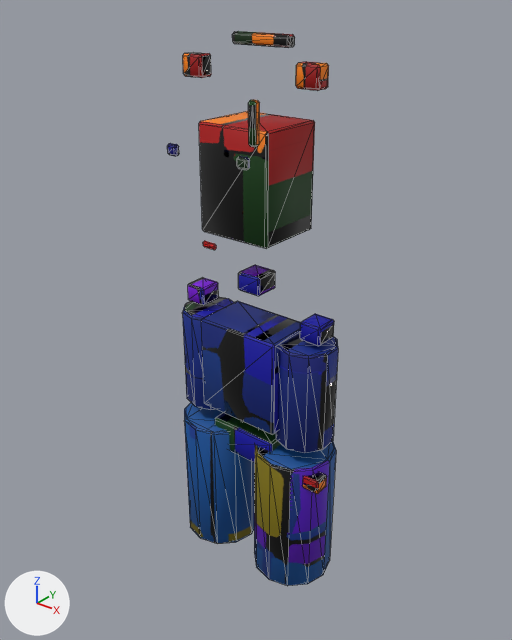
An edit to the glTF model unity/Assets/Art/EarlyGame/staff-kit/staff-sales-idle.glb, drawn before and after from the same camera.
The view is the same before and after, from a camera (50 mm lens) standing at (1.246, -1.562, 1.856) and looking at (0.008, -0.014, 0.897). Every picture has the same lights, and +X, +Y and +Z are marked at lower left. The older version comes first. Mesh edges are drawn as thin lines. Vertices at exactly the same position are counted once.

The older version as bpy lines, for what is in view:
```python
me_cylinder = bpy.data.meshes.new('Cylinder')
me_cylinder.from_pydata(...)  # 624 vertices, 1156 faces; spans x -0.31..0.31, y -0.22..0.13, z 0.0..1.72
me_cylinder.materials.append(mat_staff_sales_idle_preview)
ob_leg__1 = bpy.data.objects.new('Leg_-1', me_cylinder)
ob_leg__1.location = (0.0, 0.0, 0.0)
```
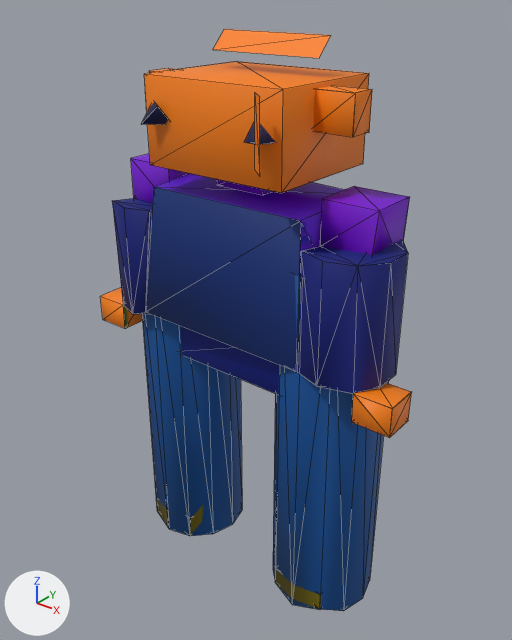
Where the change shows, as pixel boxes (x1, y1, x2, y2) in the pictures (512 x 640 px; the box of a moved part takes in the faces that stretch with it):
'Leg_-1', reshaped (82% wider)
    before: (167, 31, 338, 586)
    after: (100, 29, 412, 611)
part 1 of me_cylinder, moved or reshaped
    before: (199, 111, 315, 248)
    after: (217, 179, 274, 195)
part 2 of me_cylinder, moved or reshaped (mostly hidden afterwards)
    before: (183, 52, 211, 78)
    after: (149, 68, 176, 73)
part 3 of me_cylinder, moved or reshaped
    before: (296, 62, 329, 91)
    after: (313, 85, 372, 137)
part 4 of me_cylinder, added (blue)
    after: (100, 154, 412, 611)
part 5 of me_cylinder, added (orange)
    after: (144, 62, 369, 193)
part 6 of me_cylinder, deleted (blue)
    before: (167, 31, 338, 494)
part 7 of me_cylinder, deleted (blue)
    before: (184, 403, 336, 586)
part 8 of me_cylinder, added
    after: (141, 29, 331, 177)

Edits to the bpy script that builds the scene:
```text
Change me_cylinder:
    used by ob_leg__1; location = (0.0, 0.0, 0.0)
    remove me_cylinder.from_pydata(...)  # 624 vertices, 1156 faces; spans x -0.31..0.31, y -0.22..0.13, z 0.0..1.72
    add me_cylinder.from_pydata(...)  # 506 vertices, 1016 faces; spans x -0.56..0.56, y -0.28..0.19, z 0.0..1.72
    me_cylinder part 1: the loose piece of 24 vertices spanning x -0.12..0.12, y -0.11..0.11, z 1.18..1.5 is scaled about its middle by (0.707, 0.728, 0.248), then moved by (0.0, 0.0, 0.02)
    me_cylinder part 2: the loose piece of 24 vertices spanning x -0.23..-0.16, y -0.05..0.0, z 1.6..1.66 is scaled about its middle by (1.96, 1.85, 1.92), then moved by (-0.09, 0.0, -0.07)
    me_cylinder part 3: the loose piece of 24 vertices spanning x 0.16..0.23, y -0.05..0.0, z 1.6..1.66 is scaled about its middle by (1.96, 1.85, 1.92), then moved by (0.09, 0.0, -0.07)
    me_cylinder part 4: a new loose piece of 360 vertices spanning x -0.56..0.56, y -0.21..0.17, z 0.0..1.34, in mat_staff_sales_idle_preview
    me_cylinder part 5: a new loose piece of 24 vertices spanning x -0.23..0.23, y -0.19..0.19, z 1.38..1.62, in mat_staff_sales_idle_preview
    me_cylinder part 6: 17 loose pieces with 432 vertices, spanning x -0.31..0.31, y -0.22..0.1, z 0.02..1.72, are deleted
    me_cylinder part 7
    96 vertices are removed from x -0.29..0.29, y -0.13..0.13, z 0.0..0.49
    184 faces are deleted
    me_cylinder part 8
    20 vertices are added at x -0.21..0.23, y -0.28..0.03, z 1.43..1.67
    6 new vertices lie (0.0, 0.05, 0.05) away from vertices in x -0.21..0.18, y -0.23..0.03, z 1.5..1.67
    32 new faces join them
    other edits to the shape of me_cylinder do not show in these pictures
```
